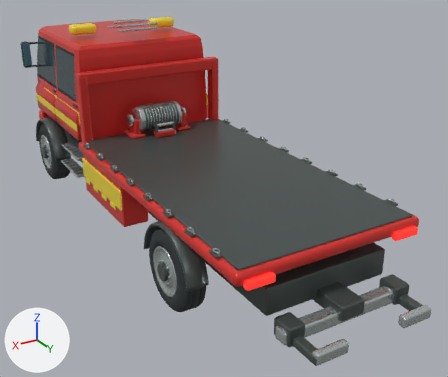
The glTF model vehicles/bargare.glb, before and after one commit.
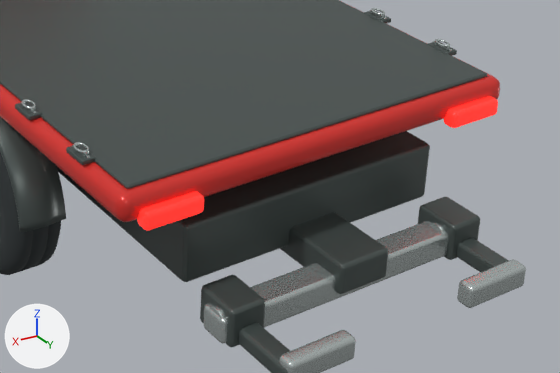
There are two pictures of each version: one whole from a 50 mm camera at (3.95, 8.17, 4.3) aimed at (-0.33, 1.04, 0.73), one close up on the part from 39% to 100% of the width and 47% to 95% of the height. Every picture has the same lights, and +X, +Y and +Z are marked at lower left. The last two pictures show the newer version. Where no turn or scale is listed for an object, it has been applied to the vertices. Vertices at exactly the same position are counted once.

Names of what the first close-up shows: 'All terrain tire.003', 'Chassis', 'Cradle pivot bracket', 'Cradle pivot bracket.001', 'Deck grip', 'Flatbed', 'Tail lamp', 'Tail lamp.001', 'Tyre retaining toe', 'Tyre retaining toe.001', 'Wheel arch moulding.003', 'Wheel lift', 'Wheel lift crossbar' and 12 more.
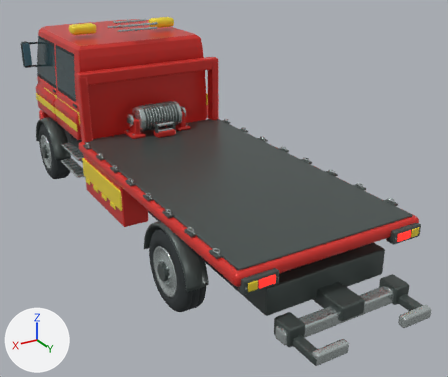
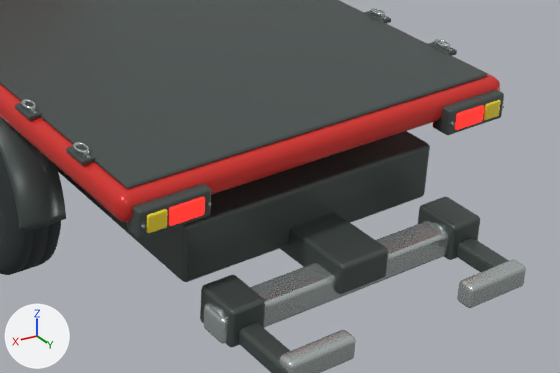
Patch to the scene script:
```diff
--- a/vehicles/bargare.glb.py
+++ b/vehicles/bargare.glb.py
@@ me_kub_227 @@
-me_kub_227.from_pydata(...)  # 96 vertices, 188 faces; spans x -0.17..0.17, y -0.045..0.045, z -0.05..0.05
+me_kub_227.from_pydata(...)  # 96 vertices, 188 faces; spans x -0.1..0.1, y -0.015..0.015, z -0.05..0.05
+# me_kub_227 part 1: 96 of 96 vertices moved; they spanned x -0.17..0.17, y -0.045..0.045, z -0.05..0.05 and now span x -0.1..0.1, y -0.015..0.015, z -0.05..0.05; mean shift (0.0, 0.0, 0.0)
 me_kub_227.materials.append(mat_emergency_red_lens)
@@ me_kub_241 @@
-me_kub_241.from_pydata(...)  # 96 vertices, 188 faces; spans x -0.17..0.17, y -0.045..0.045, z -0.05..0.05
+me_kub_241.from_pydata(...)  # 96 vertices, 188 faces; spans x -0.1..0.1, y -0.015..0.015, z -0.05..0.05
+# me_kub_241 part 2: 96 of 96 vertices moved; they spanned x -0.17..0.17, y -0.045..0.045, z -0.05..0.05 and now span x -0.1..0.1, y -0.015..0.015, z -0.05..0.05; mean shift (0.0, 0.0, 0.0)
 me_kub_241.materials.append(mat_emergency_red_lens)
@@ ob_tail_lamp @@
 ob_tail_lamp = bpy.data.objects.new('Tail lamp', me_kub_227)
-ob_tail_lamp.location = (-0.98, 3.89, 1.09)
+ob_tail_lamp.location = (-0.921, 3.931, 1.09)
@@ ob_tail_lamp_001 @@
 ob_tail_lamp_001 = bpy.data.objects.new('Tail lamp.001', me_kub_241)
-ob_tail_lamp_001.location = (0.98, 3.89, 1.09)
+ob_tail_lamp_001.location = (0.921, 3.931, 1.09)
@@ ob_rear_lamp_housing_001 @@
+ob_rear_lamp_housing_001 = bpy.data.objects.new('Rear lamp housing.001', me_kub_082)  # 96 vertices, 188 faces; spans x -0.208..0.208, y -0.054..0.054, z -0.078..0.078; in mat_graphite_trim_003 (dark grey #4d5755)
+ob_rear_lamp_housing_001.location = (0.98, 3.88, 1.09)
@@ ob_rear_lamp_housing @@
+ob_rear_lamp_housing = bpy.data.objects.new('Rear lamp housing', me_kub_078)  # 96 vertices, 188 faces; spans x -0.208..0.208, y -0.054..0.054, z -0.078..0.078; in mat_graphite_trim_003 (dark grey #4d5755)
+ob_rear_lamp_housing.location = (-0.98, 3.88, 1.09)
@@ ob_rear_lamp_carrier @@
+ob_rear_lamp_carrier = bpy.data.objects.new('Rear lamp carrier', me_kub_079)  # 96 vertices, 188 faces; spans x -0.188..0.188, y -0.03..0.03, z -0.088..0.088; in mat_rescue_red_enamel_002 (red #dd352f)
+ob_rear_lamp_carrier.location = (-0.98, 3.825, 1.09)
@@ ob_rear_indicator_lens_001 @@
+ob_rear_indicator_lens_001 = bpy.data.objects.new('Rear indicator lens.001', me_kub_085)  # 96 vertices, 188 faces; spans x -0.056..0.056, y -0.015..0.015, z -0.05..0.05; in mat_high_visibility_yellow_001 (yellow #f5db35)
+ob_rear_indicator_lens_001.location = (1.09, 3.931, 1.09)
@@ ob_rear_indicator_lens @@
+ob_rear_indicator_lens = bpy.data.objects.new('Rear indicator lens', me_kub_085.copy())
+ob_rear_indicator_lens.location = (-1.09, 3.931, 1.09)
```

Where the change shows, as pixel boxes [x1, y1, x2, y2] in the close-ups (560 x 373 px):
'Rear lamp housing.001', added
    after: [128, 184, 211, 239]
'Tail lamp.001', reshaped, moved (46% narrower, 27% shorter)
    before: [137, 191, 204, 231]
    after: [169, 197, 205, 226]
'Rear lamp housing', added
    after: [435, 89, 504, 135]
'Tail lamp', reshaped, moved (45% narrower, 21% shorter)
    before: [444, 96, 498, 128]
    after: [455, 105, 484, 130]
'Rear indicator lens.001', added
    after: [146, 209, 168, 233]
'Rear indicator lens', added
    after: [483, 100, 501, 120]
'Rear lamp carrier', added (mostly hidden)
    after: [433, 122, 436, 129]
